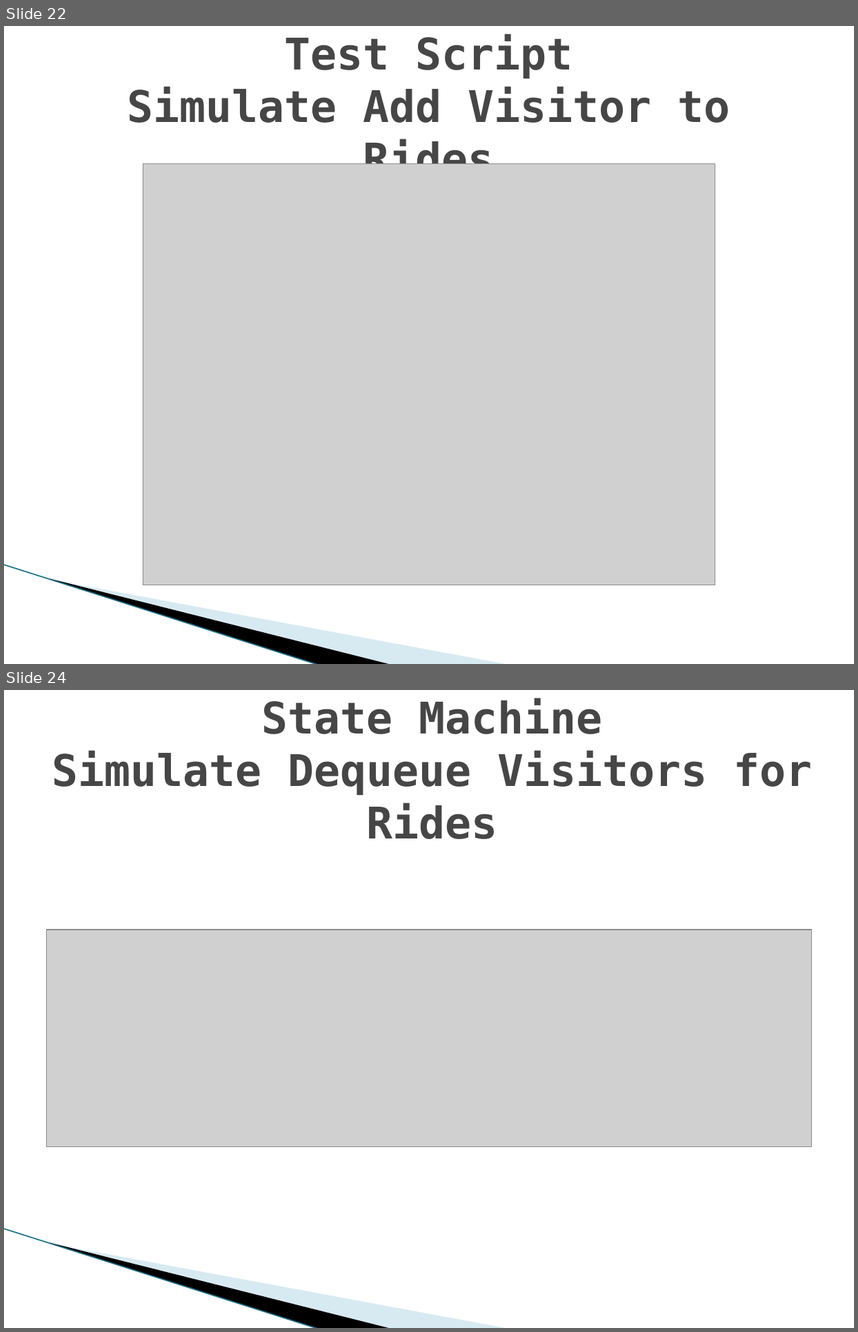
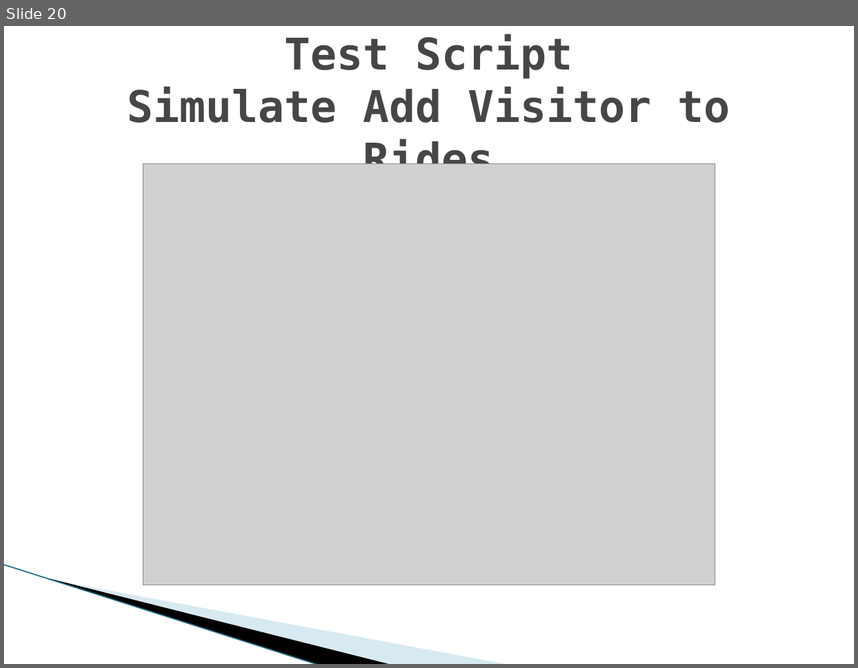
Before and after one commit to FIU-SCIS-Senior-Project-2015-Spring/Virtual-Queue-Ver-2.0, a slide deck: PresentationSlides/Virtual Queue Presentation Final Kenneth Kon.pptx. Shown one above the other, each under a label of ours: slides 22 and 24 before the commit, slide 20 after it; the slides between them are not shown. The pictures are 858x1332 and 858x668 pixels, drawn with LibreOffice and Linux fonts; fonts in the diff are those of the drawing; grey boxes stand for pictures; background and template pictures are left out. Boxes give left, top, right and bottom in pixels: in the first picture for what was removed or moved away, otherwise in the second. Text is boxed around its words. In the diff, an @@ line names an element or a change of style, - is before the commit and + after.

```diff
--- a/PresentationSlides/Virtual Queue Presentation Final Kenneth Kon.pptx
+++ b/PresentationSlides/Virtual Queue Presentation Final Kenneth Kon.pptx
@@ slide 24 removed at [4, 690, 854, 1328], background #FFFFFF; not listed: 3 template elements that a slide beside it also shows @@
@@ title removed at [52, 698, 813, 839] @@
-State Machine
-Simulate Dequeue Visitors for Rides
@@ picture removed at [47, 929, 811, 1147] @@
@@ what was slide 22 is now slide 20 @@
```
Also in this commit, not shown: 1 slide changed, 7 other slides removed, 1 other file.
